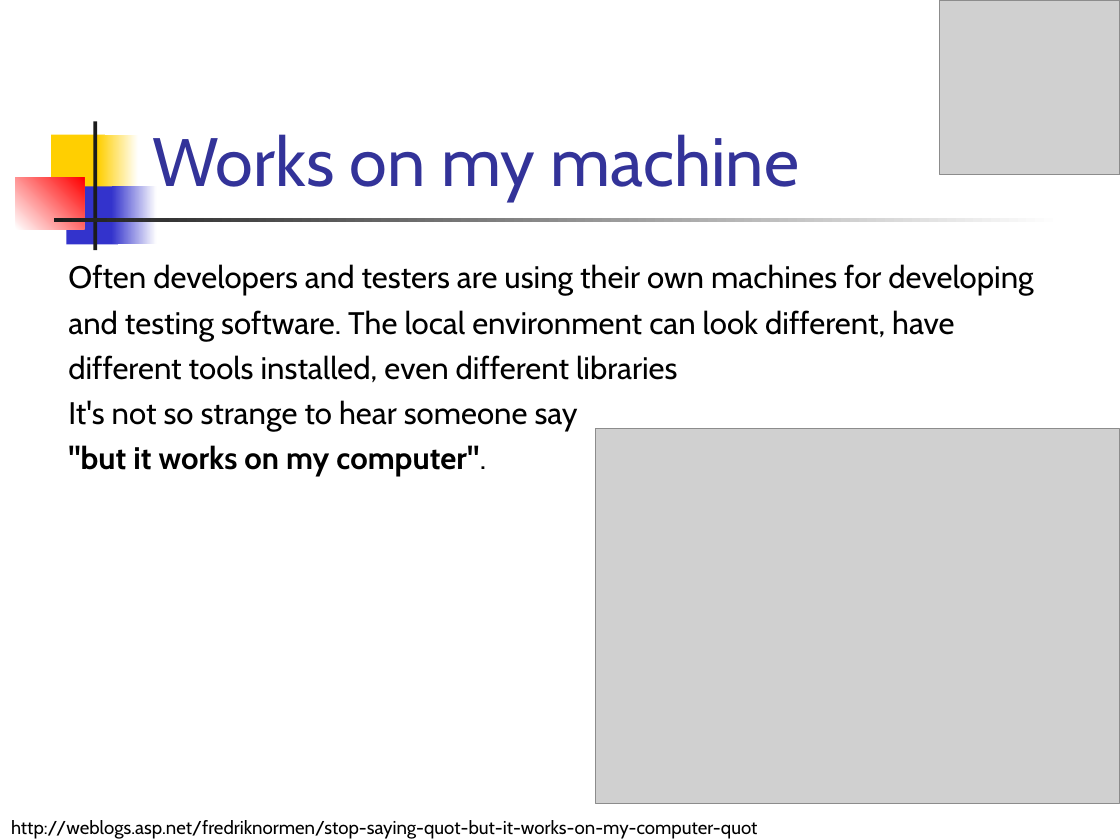
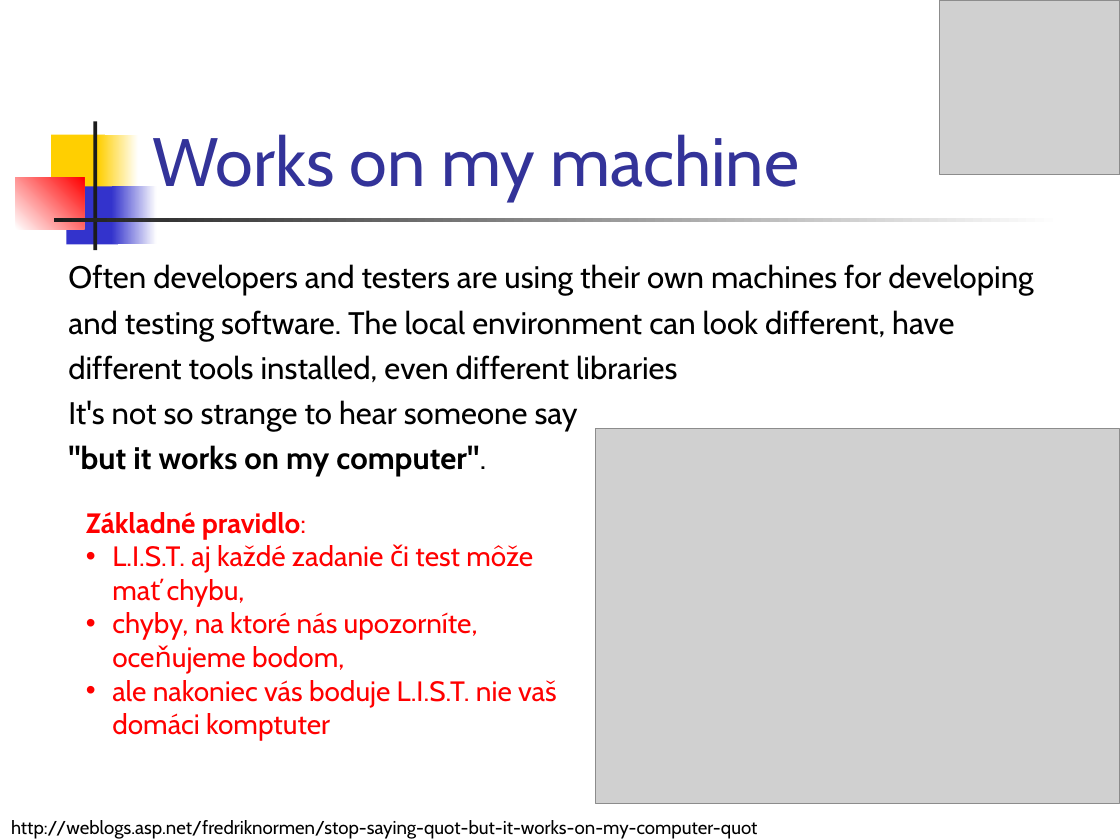
Before and after one commit to Programovanie4/Prednasky, a slide deck: slide 7 of 01/01_java.ppt. Drawn at 1120x840 pixels with LibreOffice and Linux fonts; fonts in the diff are those of the drawing; grey boxes stand for pictures. Boxes give left, top, right and bottom in pixels: in the first picture for what was removed or moved away, otherwise in the second. Text is boxed around its words. In the diff, an @@ line names an element or a change of style, - is before the commit and + after.

```diff
--- a/01/01_java.ppt
+++ b/01/01_java.ppt
@@ text added at (86, 512, 557, 741), 18 pt, text #FF0000 @@
+Základné pravidlo:
+• L.I.S.T. aj každé zadanie či test môže mať chybu,
+• chyby, na ktoré nás upozorníte, oceňujeme bodom,
+• ale nakoniec vás boduje L.I.S.T. nie vaš domáci komptuter
```
Also in this commit, not shown: 12 other slides changed, 1 other file.
